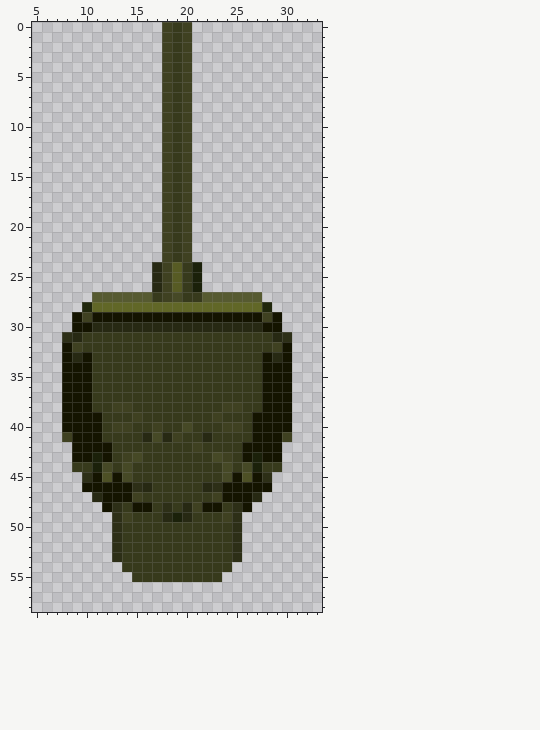
One commit to this sprite sheet: assets/textures/characters/tanks/panzer_IV_green/turret.png. Above, as it was before the edit.
The file is 38x72 pixels. Colours within 5 levels of each other are drawn and written as one. Shown: x 5..33, y 0..58.
The same view after the edit:
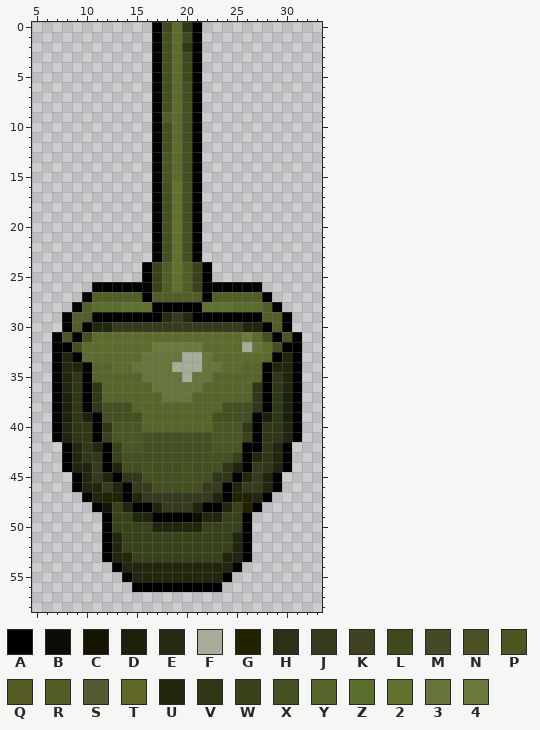
Palette (. is transparent): A #000000  B #0a0e05  C #141400  D #1b210a  E #272913  F #a7ad97  G #222200  H #2d2f17  J #373a1c  K #3f4121  L #3f4a1b  M #464926  N #4d5025  P #4a5721  Q #575b24  R #515f24  S #565a30  T #616727  U #20270c  V #303915  W #384319  X #435020  Y #556628  Z #5b6d2b  2 #60732d  3 #667539  4 #6b7b3c
The edit:
Changed rows in their new state; - is an unchanged pixel.
first column x 7:
 0 ----------ALZVA----------
 1 ----------AXZLA----------
 2 ----------AXZVA----------
 3 ----------AXZLA----------
 4 ----------AXZLA----------
 5 ----------AXZLA----------
 6 ----------AXZXA----------
 7 ----------AXZXA----------
 8 ----------AXZXA----------
 9 ----------ARZXA----------
10 ----------AXZXA----------
11 ----------AXZXA----------
12 ----------AXZXA----------
13 ----------APZXA----------
14 ----------APZXA----------
15 ----------APZXA----------
16 ----------AX2XA----------
17 ----------AX2XA----------
18 ----------AX2XA----------
19 ----------AX2XA----------
20 ----------AX2XA----------
21 ----------AX2XA----------
22 ----------AX2XA----------
23 ----------AX2XA----------
24 ---------AWR2RWA---------
25 ---------AWR2RWA---------
26 ----AAAAAAWR2RWAAAAAA----
27 ---ARRRRRARRRRRARRRRRA---
28 --ARZZZ222AAAAA222ZZZRA--
29 -ARRAAAAAAAEJEAAAAAAARRA-
30 -ARAUUJJJJJJJJJJJJJUUARA-
31 APAXZZZZZZZZZZZZZZZ4ZXAPA
32 AAXZZZZZZZ44444ZZZZF3ZXAA
33 AUAZZZZZZ3333FF3ZZZZZZAUA
34 AUUAYYZZ3333FFF33ZZYYAUUA
35 AUVAYYYYY3333F33YYYYYAVUA
36 AUVAVYYYYY33333YYYYYVAVUA
37 ADVAVYYYYYY333YYYYYYVAVDA
38 ADVAVXXXYYYYYYYYYXXXVAVDA
39 ADVDAXXXXYYYYYYYXXXXADVDA
40 AUVVAVPPPYYYYYYYPPPVAVVUA
41 AUVVAWPPPXXXXXXXPPPWAVVUA
42 -AUVUAWPPXXXXXXXPPPAAVUA-
43 -AUVVAWXXXXXXXXXXXWAUVUA-
44 -AUUJAUXXXXXXXXXXVUAJVUA-
45 --AUJUAVVXXXXXXXVVAUJUA--
46 --AUUJUAJJXXXXXJJAUJJUA--
47 ---AUGGAU-------UAGGUA---
48 ----A-WUAAUJ-JUAAUWGA----
49 -----AWWUUAAAABUUWWA-----
50 -----AWWWWUUUUUWWWWA-----
51 -----AUWWWWWWWWWWWUA-----
52 -----AUWWWWWWWWWWWUA-----
53 -----AUUWWWWWWWWWUUA-----
54 ------AUUUUUUUUUUUA------
55 -------AUUUUUUUUUA-------
56 --------AAAAAAAAA--------
